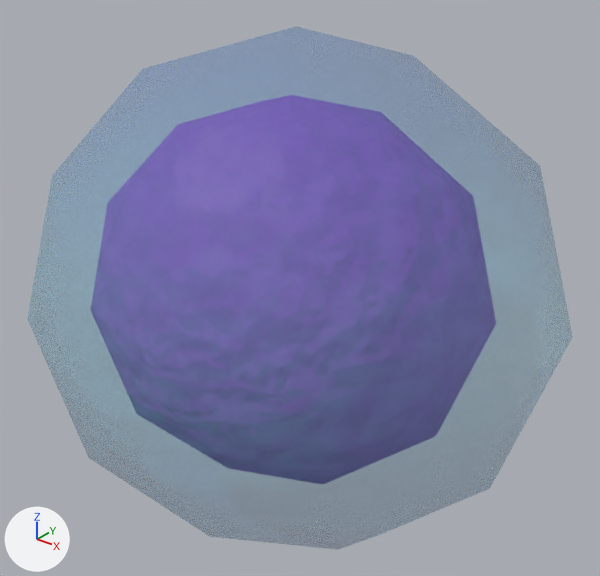
Before and after pictures for a commit that changed the glTF model public/assets/ovulo/model.glb.
One viewpoint serves both versions: a 50 mm camera at (0.1853, -0.2295, 0.1471) aimed at (0.0008, 0.0011, 0.0041). The lights are fixed; the arrows at lower left show +X, +Y and +Z.

Names of what the first picture shows: 'OvuloMembrana'.
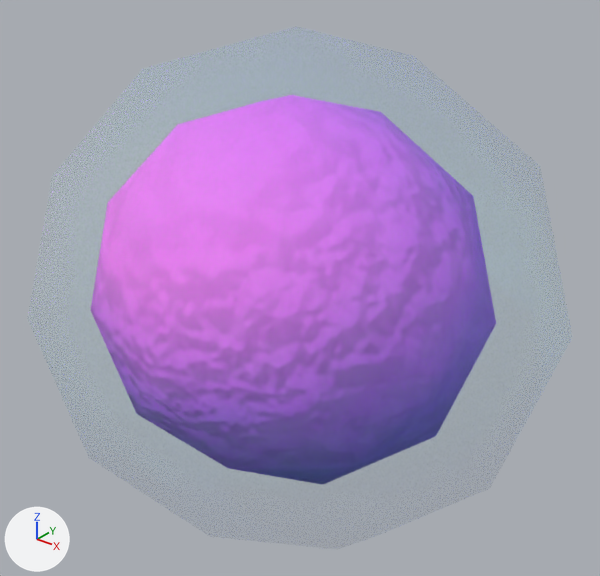
The change, as a diff of the scene's bpy script:
```diff
--- a/public/assets/ovulo/model.glb.py
+++ b/public/assets/ovulo/model.glb.py
@@ img_basecolor_1 @@
+img_basecolor_1 = load_image('BaseColor_1', '_unpacked/BaseColor_1', 512, 512, 'sRGB')
@@ img_basecolor @@
+img_basecolor = load_image('BaseColor', '_unpacked/BaseColor', 512, 512, 'sRGB')
@@ mat_ovulomembrana @@
 n3 = _N.new('ShaderNodeTexImage'); n3.name = 'Image Texture'
-n3.image = img_membranacolor
+n3.image = img_basecolor
 n4 = _N.new('ShaderNodeNormalMap'); n4.name = 'Normal Map'
@@ mat_ovulonucleo @@
 n0 = _N.new('ShaderNodeBsdfPrincipled'); n0.name = 'Principled BSDF'
-n0.inputs[0].default_value = (0.279, 0.0273, 0.527, 1.0)  # 'Base Color', purple #902ec0
 n0.inputs[2].default_value = 1.0  # 'Roughness'
 n1 = _N.new('ShaderNodeOutputMaterial'); n1.name = 'Material Output'
+n3 = _N.new('ShaderNodeTexImage'); n3.name = 'Image Texture'
+n3.image = img_basecolor_1
 n2 = _N.new('ShaderNodeNormalMap'); n2.name = 'Normal Map'
 n2.uv_map = 'UVMap'
-n3 = _N.new('ShaderNodeTexImage'); n3.name = 'Image Texture'
-n3.image = img_nucleobake
+n4 = _N.new('ShaderNodeTexImage'); n4.name = 'Image Texture.001'
+n4.image = img_nucleobake
 _L.new(n0.outputs[0], n1.inputs[0])  # 'BSDF' to 'Surface'
 _L.new(n2.outputs[0], n0.inputs[5])  # 'Normal' to 'Normal'
-_L.new(n3.outputs[0], n2.inputs[1])  # 'Color' to 'Color'
+_L.new(n3.outputs[0], n0.inputs[0])  # 'Color' to 'Base Color'
+_L.new(n4.outputs[0], n2.inputs[1])  # 'Color' to 'Color'
```

What differs and where, as boxes [x1, y1, x2, y2] in the pictures (600 x 576 px):
'OvuloMembrana', surface changed (blue to purple): [91, 95, 496, 485] in both
